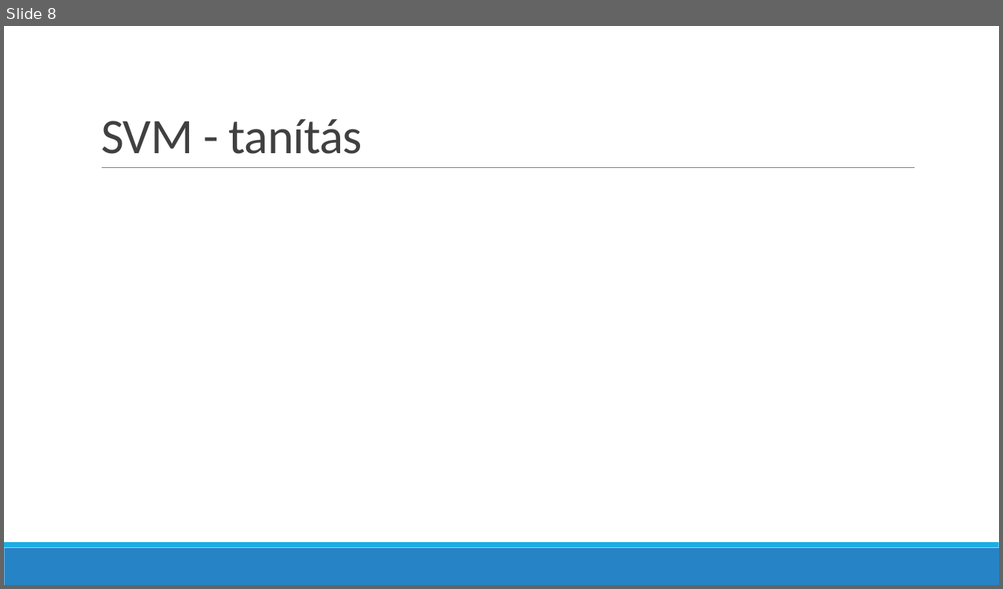
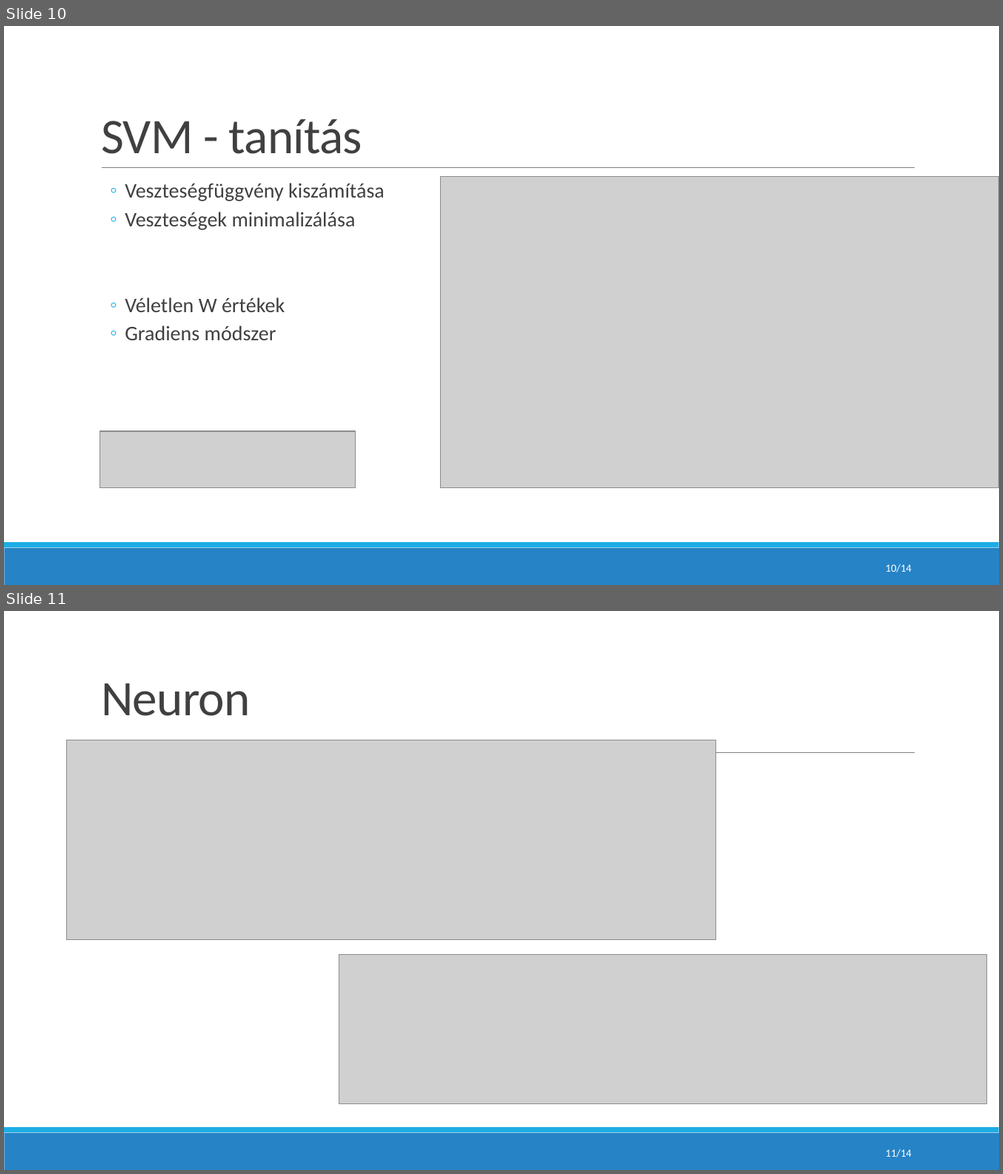
Before and after one commit to koojozsef/AI-project-for-university, a slide deck: doc/Presentation.pptx. Shown one above the other, each under a label of ours: slide 8 before the commit, slides 10 and 11 after it. The pictures are 1003x589 and 1003x1174 pixels, drawn with LibreOffice and Linux fonts; fonts in the diff are those of the drawing; grey boxes stand for pictures. Boxes give left, top, right and bottom in pixels: in the first picture for what was removed or moved away, otherwise in the second. Text is boxed around its words. In the diff, an @@ line names an element or a change of style, - is before the commit and + after.

```diff
--- a/doc/Presentation.pptx
+++ b/doc/Presentation.pptx
@@ slide 11 added at [4, 611, 999, 1170], background #FFFFFF; not listed: 3 template elements that a slide beside it also shows @@
@@ title added at [101, 684, 250, 716], 48 pt, text #404040 @@
+Neuron
@@ picture added at [67, 740, 716, 940] @@
@@ picture added at [339, 955, 987, 1105] @@
@@ page number added at [885, 1150, 911, 1158], 10.5 pt, text #FFFFFF @@
+11/14
@@ what was slide 8 is now slide 10 @@
@@ slide 10 changed as well @@
@@ picture added at [440, 177, 999, 488] @@
@@ text added at [125, 183, 384, 340], 20 pt, text #404040 @@
+  ◦ Veszteségfüggvény kiszámítása
+  ◦ Veszteségek minimalizálása
+  ◦ Véletlen W értékek
+  ◦ Gradiens módszer
@@ picture added at [99, 432, 356, 488] @@
@@ page number added at [885, 565, 911, 573], 10.5 pt, text #FFFFFF @@
+10/14
```
Also in this commit, not shown: 7 other slides changed, 5 other slides added, 2 slides removed, 2 other files.
